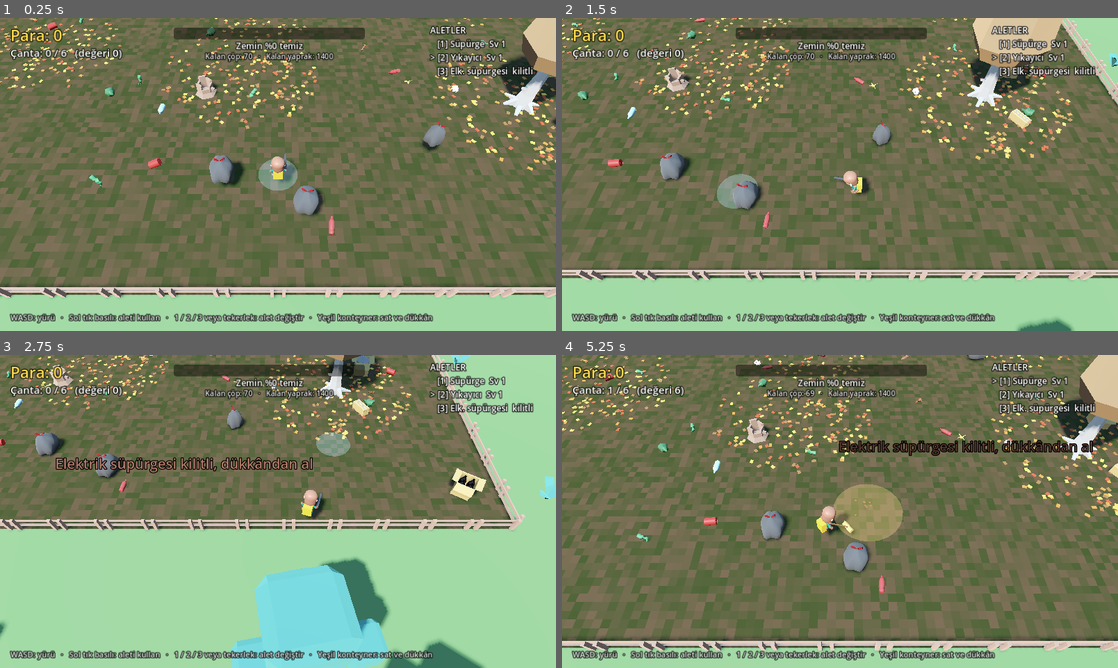
Above: before the commit, frames 1-4 (two rows, left to right).
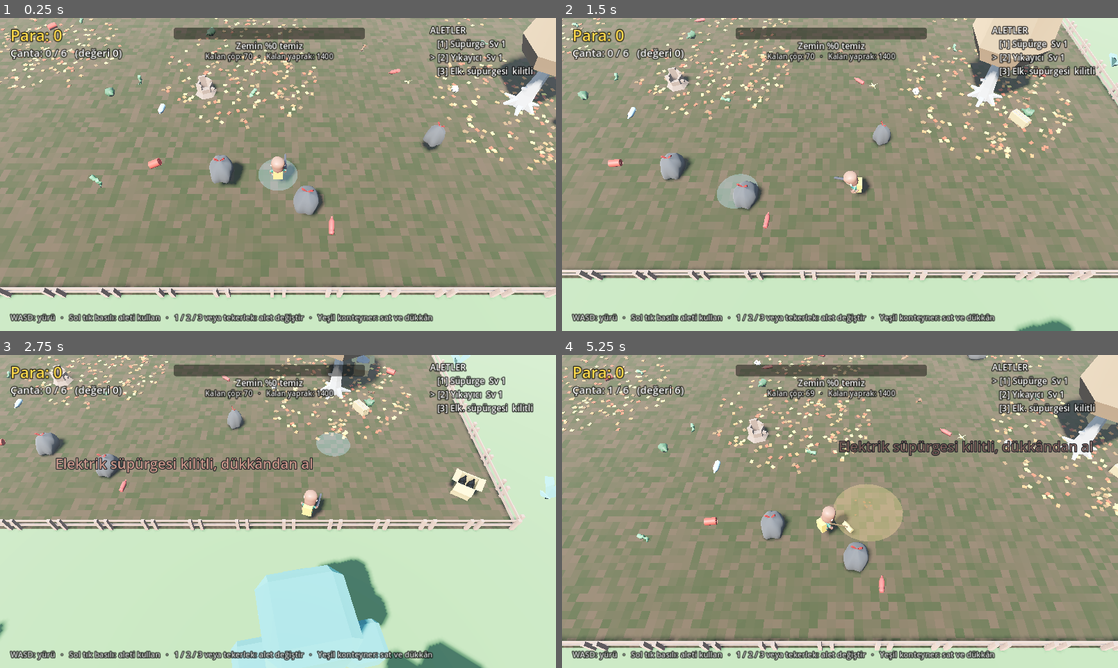
Above: after the commit, the same moments.

Repository: bogacavdar/Junk-to-Shine
Game: Godot game, scene res://main.tscn
Two runs of this game, one before a commit and one after it. Both use one fixed random seed, a clock stepped at 60 frames per second and the inputs below.
Inputs (mouse positions are in pixels of both pictures, inside the frame that each line leads up to):
- Up to frame 1 (0.25 s): no input
- Up to frame 2 (1.5 s): tap Enter at 0.5 s; move the mouse to (962, 158) at 0.52 s; hold D (move_right) 0.53-1.28 s; tap 1 at 0.6 s; click (962, 158) at 0.67 s; move the mouse to (728, 190) at 1.27 s; hold S (move_down) from 1.28 s (still down); tap 2 at 1.35 s
- Up to frame 3 (2.75 s): move the mouse to (333, 442) at 2.02 s; release S (move_down) at 2.03 s; hold D (move_right) from 2.03 s (still down); tap 3 at 2.1 s
- Up to frame 4 (5.25 s): move the mouse to (812, 574) at 2.77 s; release D (move_right) at 2.78 s; hold W (move_up) 2.78-3.53 s; tap one key every 0.75 s from 2.85 s: 1 2 3 1; click (812, 574) at 2.92 s; move the mouse to (1006, 558) at 3.52 s; hold A (move_left) 3.53-5.03 s; move the mouse to (673, 464) at 4.27 s; move the mouse to (867, 511) at 5.02 s; hold S (move_down) from 5.03 s (still down); click (867, 511) at 5.17 s

The runs differ from the first frame. In frame 1, 94% of the frame differs, in the area x 0-100%, y 0-100%; in frame 2, 93%; in frame 3, 92%; in frame 4, 94%.

Commit message:
PC'ye geçiş: Forward+ çizim, Windows derlemesi, gerçekçi ışık ayarları
- Web/Pages yayını kaldırıldı; main'e her push'ta Windows .exe derlenip GitHub sürümü olarak yayınlanıyor
- Forward+ ile SSAO, glow, sis, ACES ton eşleme ve yumuşak gölgeler

Co-Authored-By: Claude Opus 5.5 <noreply@anthropic.com>
Claude-Session: https://claude.ai/code/session_01BTyhiHPd1tC3NJd2rRFT53

Diff:
--- a/project.godot
+++ b/project.godot
@@ -6,17 +6,18 @@
 config/name="Junk to Shine"
 run/main_scene="res://main.tscn"
 config/icon="res://icon.svg"
-config/features=PackedStringArray("4.3", "GL Compatibility")
+config/features=PackedStringArray("4.3", "Forward Plus")
 
 [display]
 
 window/size/viewport_width=1280
 window/size/viewport_height=720
 window/stretch/mode="canvas_items"
+window/size/mode=2
 
 [rendering]
 
-renderer/rendering_method="gl_compatibility"
-renderer/rendering_method.mobile="gl_compatibility"
 
 anti_aliasing/quality/msaa_3d=2
+anti_aliasing/quality/screen_space_aa=1
+lights_and_shadows/directional_shadow/soft_shadow_filter_quality=3
--- a/scripts/main.gd
+++ b/scripts/main.gd
@@ -173,7 +173,15 @@
 	env.sky = sky
 	env.ambient_light_source = Environment.AMBIENT_SOURCE_SKY
 	env.ambient_light_energy = 0.9
-	env.tonemap_mode = Environment.TONE_MAPPER_FILMIC
+	env.tonemap_mode = Environment.TONE_MAPPER_ACES
+	env.ssao_enabled = true
+	env.ssao_radius = 1.2
+	env.ssao_intensity = 1.6
+	env.glow_enabled = true
+	env.glow_intensity = 0.4
+	env.fog_enabled = true
+	env.fog_density = 0.004
+	env.fog_light_color = Color(0.75, 0.8, 0.85)
 	env.adjustment_enabled = true
 	env.adjustment_saturation = 0.75   # alan temizlendikçe artar
 	we.environment = env
@@ -182,6 +190,8 @@
 	sun = DirectionalLight3D.new()
 	sun.rotation_degrees = Vector3(-55, -35, 0)
 	sun.shadow_enabled = true
+	sun.light_angular_distance = 1.5
+	sun.shadow_blur = 1.5
 	sun.light_energy = 0.85
 	sun.light_color = Color(1.0, 0.92, 0.82)
 	add_child(sun)
Not shown, changed: export_presets.cfg
